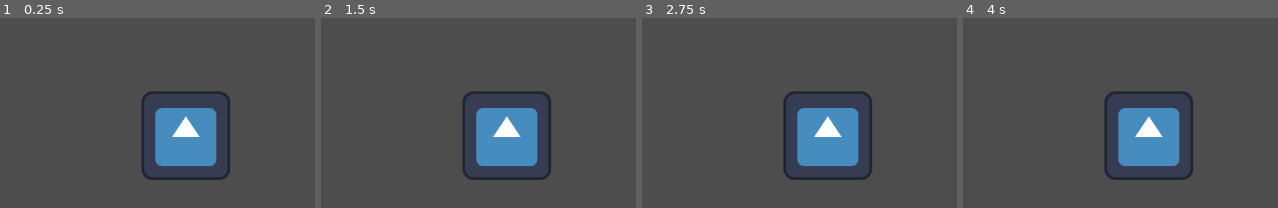
Above: before the commit, frames 1-4 (left to right).
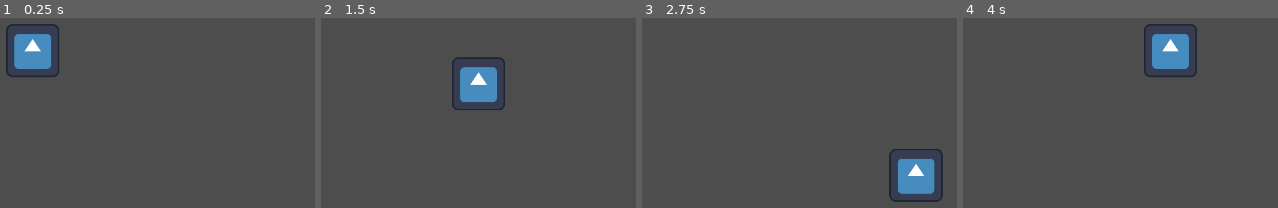
Above: after the commit, the same moments.

Repository: CrazyKamel/ggjMask
Game: Godot game, scene res://main.tscn
Two runs of this game, one before a commit and one after it. Both use one fixed random seed, a clock stepped at 60 frames per second and the inputs below. The engine's default icon, where the game draws it, is replaced by a stand-in: a white triangle on a blue panel in a dark square.
Inputs:
- Up to frame 1 (0.25 s): no input
- Up to frame 2 (1.5 s): tap Enter at 0.5 s; hold Right (Right, bound only after the commit) 0.53-1.28 s; hold Down (Down, bound only after the commit) from 1.28 s (still down)
- Up to frame 3 (2.75 s): release Down (Down, bound only after the commit) at 2.03 s; hold Right (Right, bound only after the commit) from 2.03 s (still down)
- Up to frame 4 (4 s): release Right (Right, bound only after the commit) at 2.78 s; hold Up (Up, bound only after the commit) 2.78-3.53 s; hold Left (Left, bound only after the commit) from 3.53 s (still down)

The runs differ from the first frame. In frame 1, 11% of the frame differs, in the area x 1-74%, y 3-86%; in frame 2, 10%; in frame 3, 11%, in the area x 44-96%, y 38-97%; in frame 4, 11%.

Commit message:
Basic movement 8-way

Diff:
--- a/main.tscn
+++ b/main.tscn
@@ -1,9 +1,20 @@
 [gd_scene format=3 uid="uid://brs6u78mwggbp"]
 
 [ext_resource type="Texture2D" uid="uid://bdvx58rwnaeev" path="res://icon.svg" id="1_xhw8e"]
+[ext_resource type="Script" uid="uid://c8prco6bje8h3" path="res://player_movement.gd" id="2_0xm2m"]
+
+[sub_resource type="RectangleShape2D" id="RectangleShape2D_h2yge"]
+size = Vector2(128.5, 131.5)
 
 [node name="Node2D" type="Node2D" unique_id=1851155468]
 
-[node name="Icon" type="Sprite2D" parent="." unique_id=1442781679]
+[node name="CharacterBody2D" type="CharacterBody2D" parent="." unique_id=2037261801]
+script = ExtResource("2_0xm2m")
+
+[node name="Icon" type="Sprite2D" parent="CharacterBody2D" unique_id=1442781679]
 position = Vector2(552, 307)
 texture = ExtResource("1_xhw8e")
+
+[node name="CollisionShape2D" type="CollisionShape2D" parent="CharacterBody2D" unique_id=1325667794]
+position = Vector2(551.75, 307.25)
+shape = SubResource("RectangleShape2D_h2yge")
--- /dev/null
+++ b/player_movement.gd
@@ -0,0 +1,13 @@
+extends CharacterBody2D
+
+@export var step_length = 400
+
+func get_input():
+	var input_direction = Input.get_vector("Left", "Right", "Up", "Down")
+	velocity = input_direction * step_length
+
+
+
+func _physics_process(delta):
+	get_input()
+	move_and_slide()
--- a/project.godot
+++ b/project.godot
@@ -14,7 +14,40 @@
 
 [application]
 
-config/name="Godot Template"
+config/name="ggjMask"
 run/main_scene="res://main.tscn"
 config/features=PackedStringArray("4.6", "Forward Plus")
 config/icon="res://icon.svg"
+
+[display]
+
+window/size/viewport_width=1920
+window/size/viewport_height=1080
+window/size/mode=3
+
+[input]
+
+Up={
+"deadzone": 0.2,
+"events": [Object(InputEventKey,"resource_local_to_scene":false,"resource_name":"","device":0,"window_id":0,"alt_pressed":false,"shift_pressed":false,"ctrl_pressed":false,"meta_pressed":false,"pressed":false,"keycode":0,"physical_keycode":4194320,"key_label":0,"unicode":0,"location":0,"echo":false,"script":null)
+, Object(InputEventKey,"resource_local_to_scene":false,"resource_name":"","device":0,"window_id":0,"alt_pressed":false,"shift_pressed":false,"ctrl_pressed":false,"meta_pressed":false,"pressed":false,"keycode":0,"physical_keycode":90,"key_label":0,"unicode":0,"location":0,"echo":false,"script":null)
+]
+}
+Down={
+"deadzone": 0.2,
+"events": [Object(InputEventKey,"resource_local_to_scene":false,"resource_name":"","device":0,"window_id":0,"alt_pressed":false,"shift_pressed":false,"ctrl_pressed":false,"meta_pressed":false,"pressed":false,"keycode":0,"physical_keycode":4194322,"key_label":0,"unicode":0,"location":0,"echo":false,"script":null)
+, Object(InputEventKey,"resource_local_to_scene":false,"resource_name":"","device":-1,"window_id":0,"alt_pressed":false,"shift_pressed":false,"ctrl_pressed":false,"meta_pressed":false,"pressed":false,"keycode":0,"physical_keycode":83,"key_label":0,"unicode":115,"location":0,"echo":false,"script":null)
+]
+}
+Right={
+"deadzone": 0.2,
+"events": [Object(InputEventKey,"resource_local_to_scene":false,"resource_name":"","device":0,"window_id":0,"alt_pressed":false,"shift_pressed":false,"ctrl_pressed":false,"meta_pressed":false,"pressed":false,"keycode":0,"physical_keycode":4194321,"key_label":0,"unicode":0,"location":0,"echo":false,"script":null)
+, Object(InputEventKey,"resource_local_to_scene":false,"resource_name":"","device":-1,"window_id":0,"alt_pressed":false,"shift_pressed":false,"ctrl_pressed":false,"meta_pressed":false,"pressed":false,"keycode":0,"physical_keycode":68,"key_label":0,"unicode":100,"location":0,"echo":false,"script":null)
+]
+}
+Left={
+"deadzone": 0.2,
+"events": [Object(InputEventKey,"resource_local_to_scene":false,"resource_name":"","device":0,"window_id":0,"alt_pressed":false,"shift_pressed":false,"ctrl_pressed":false,"meta_pressed":false,"pressed":false,"keycode":0,"physical_keycode":4194319,"key_label":0,"unicode":0,"location":0,"echo":false,"script":null)
+, Object(InputEventKey,"resource_local_to_scene":false,"resource_name":"","device":-1,"window_id":0,"alt_pressed":false,"shift_pressed":false,"ctrl_pressed":false,"meta_pressed":false,"pressed":false,"keycode":0,"physical_keycode":65,"key_label":0,"unicode":113,"location":0,"echo":false,"script":null)
+]
+}
Not shown, added: player_movement.gd.uid
